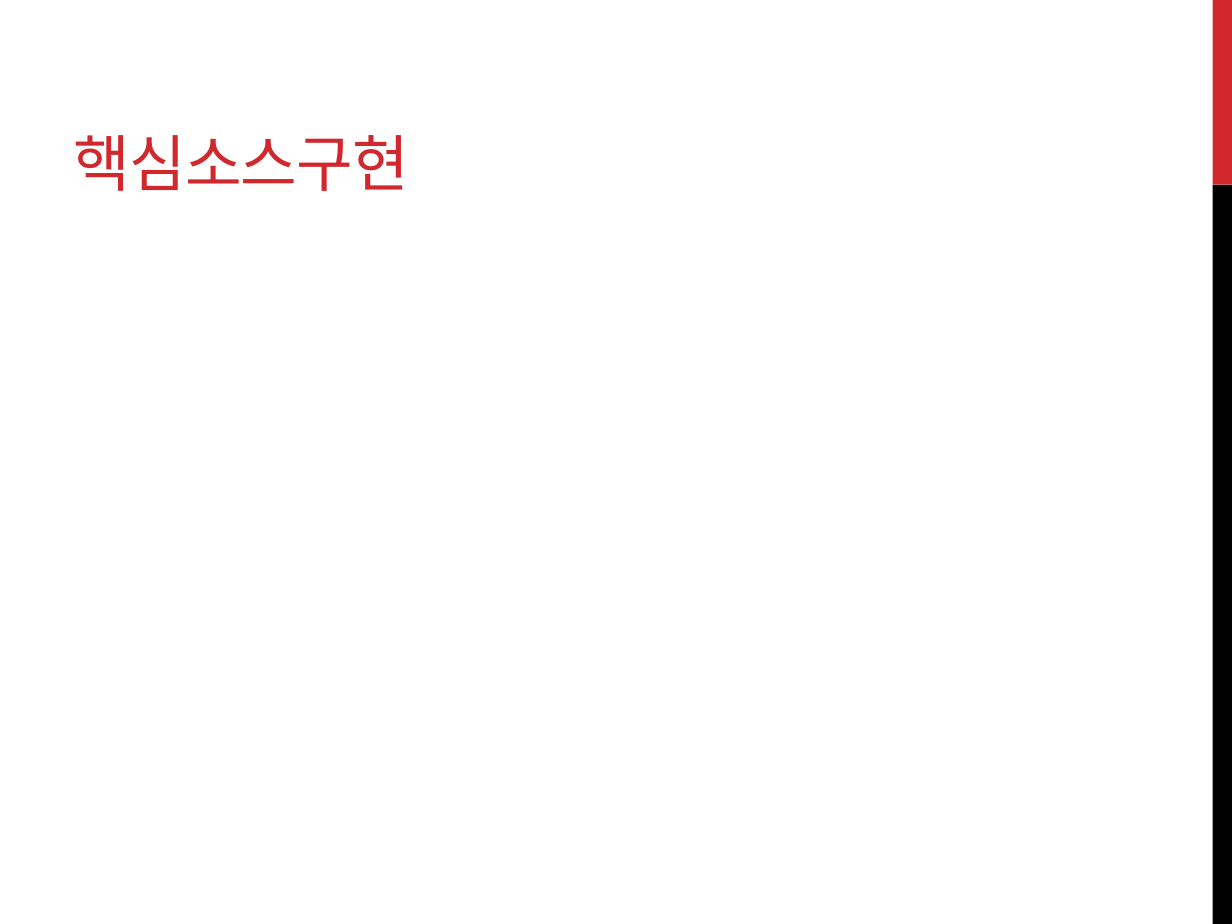
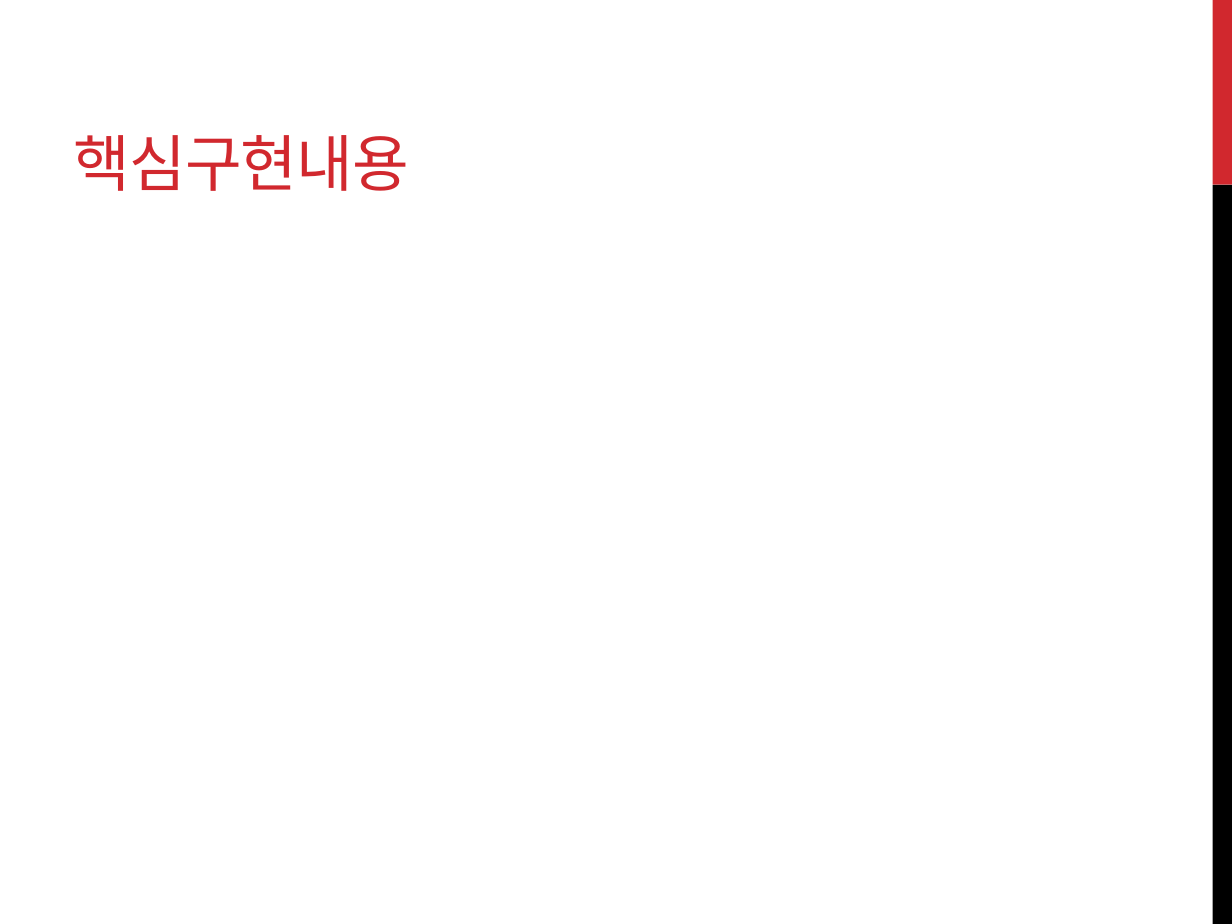
Before and after one commit to jinlee10/javaminiproj, a slide deck: slide 15 of Java_mini_proj_home/java_proj_PPT.pptx (slide 16 before the commit). Drawn at 1232x924 pixels with LibreOffice and Linux fonts; fonts in the diff are those of the drawing. Boxes give left, top, right and bottom in pixels: in the first picture for what was removed or moved away, otherwise in the second. Text is boxed around its words. In the diff, an @@ line names an element or a change of style, - is before the commit and + after.

```diff
--- a/Java_mini_proj_home/java_proj_PPT.pptx
+++ b/Java_mini_proj_home/java_proj_PPT.pptx
@@ title at [74,135,409,191]: text changed @@
-핵심소스구현
+핵심구현내용
```
Also in this commit, not shown: 3 other slides changed, 1 slide removed, 3 other files.
